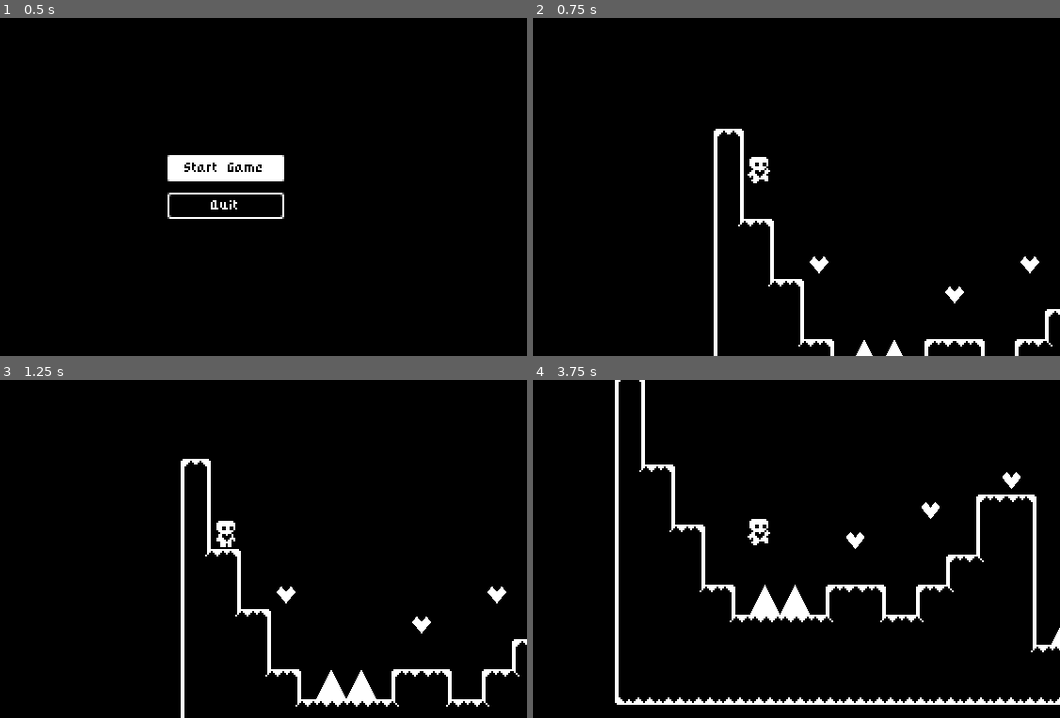
Above: before the commit, frames 1-4 (two rows, left to right).
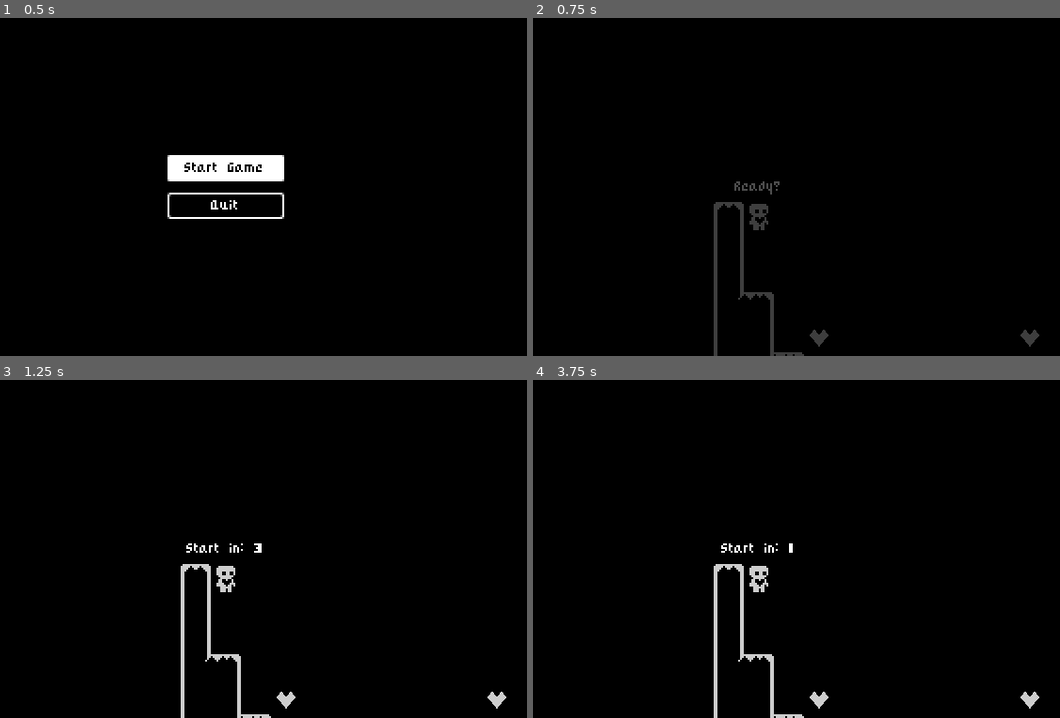
Above: after the commit, the same moments.

Repository: qwe321qwe321qwe321/godot-playground
Game: Godot game, scene res://scenes/start_menu.tscn
Two runs of this game, one before a commit and one after it. Both use one fixed random seed, a clock stepped at 60 frames per second and the inputs below.
Inputs:
- Up to frame 1 (0.5 s): no input
- Up to frame 2 (0.75 s): click "Start Game" at 0.5 s
- Up to frame 3 (1.25 s): no input
- Up to frame 4 (3.75 s): tap Enter (ui_accept) at 1.25, 1.52, 2.27, 3.5 s; hold Right (ui_right) 1.28-2.78 s; hold Left (ui_left) 2.78-3.53 s; hold Right (ui_right) from 3.53 s (still down)

Frame 1 is identical in both runs. In frame 2, 3.2% of the frame differs, in the area x 34-100%, y 32-100%; in frame 3, 4.1%; in frame 4, 6.3%, in the area x 15-100%, y 0-100%.

Commit message:
add ready screen

Diff:
--- a/Heart Platformer/prefabs/player.tscn
+++ b/Heart Platformer/prefabs/player.tscn
@@ -107,5 +107,6 @@
 shape = SubResource("RectangleShape2D_43fnv")
 
 [node name="Camera2D" type="Camera2D" parent="."]
+position = Vector2(0, -24)
 
 [connection signal="area_entered" from="HazardDetector" to="." method="_on_hazard_detector_area_entered"]
--- a/Heart Platformer/scenes/world.tscn
+++ b/Heart Platformer/scenes/world.tscn
@@ -1,8 +1,50 @@
-[gd_scene load_steps=4 format=3 uid="uid://b1qaf0rrrbu64"]
+[gd_scene load_steps=7 format=3 uid="uid://b1qaf0rrrbu64"]
 
 [ext_resource type="Script" path="res://world.gd" id="1_3oej2"]
 [ext_resource type="PackedScene" uid="uid://6xy7224w411x" path="res://prefabs/player.tscn" id="2_bb3cc"]
 [ext_resource type="PackedScene" uid="uid://bts5ss50p1ti8" path="res://prefabs/level_completed_ui.tscn" id="3_odhk8"]
+
+[sub_resource type="Animation" id="Animation_smcce"]
+resource_name = "count_down"
+length = 3.0
+tracks/0/type = "value"
+tracks/0/imported = false
+tracks/0/enabled = true
+tracks/0/path = NodePath("CanvasLayer/StartIn/CenterContainer/StartInLabel:text")
+tracks/0/interp = 1
+tracks/0/loop_wrap = true
+tracks/0/keys = {
+"times": PackedFloat32Array(0, 1, 2, 3),
+"transitions": PackedFloat32Array(1, 1, 1, 1),
+"update": 1,
+"values": ["Start in: 3
+", "Start in: 2
+", "Start in: 1
+", "Start in: 0
+"]
+}
+
+[sub_resource type="Animation" id="Animation_afunp"]
+length = 0.001
+tracks/0/type = "value"
+tracks/0/imported = false
+tracks/0/enabled = true
+tracks/0/path = NodePath("CanvasLayer/StartIn/CenterContainer/StartInLabel:text")
+tracks/0/interp = 1
+tracks/0/loop_wrap = true
+tracks/0/keys = {
+"times": PackedFloat32Array(0),
+"transitions": PackedFloat32Array(1),
+"update": 1,
+"values": ["Ready?
+"]
+}
+
+[sub_resource type="AnimationLibrary" id="AnimationLibrary_mhvmc"]
+_data = {
+"RESET": SubResource("Animation_afunp"),
+"count_down": SubResource("Animation_smcce")
+}
 
 [node name="World" type="Node2D"]
 script = ExtResource("1_3oej2")
@@ -13,3 +55,34 @@
 
 [node name="LevelCompleted" parent="CanvasLayer" instance=ExtResource("3_odhk8")]
 visible = false
+
+[node name="StartIn" type="ColorRect" parent="CanvasLayer"]
+unique_name_in_owner = true
+visible = false
+anchors_preset = 15
+anchor_right = 1.0
+anchor_bottom = 1.0
+grow_horizontal = 2
+grow_vertical = 2
+color = Color(0, 0, 0, 0.196078)
+
+[node name="CenterContainer" type="CenterContainer" parent="CanvasLayer/StartIn"]
+layout_mode = 1
+anchors_preset = 15
+anchor_right = 1.0
+anchor_bottom = 1.0
+grow_horizontal = 2
+grow_vertical = 2
+
+[node name="StartInLabel" type="Label" parent="CanvasLayer/StartIn/CenterContainer"]
+unique_name_in_owner = true
+layout_mode = 2
+text = "Ready?
+"
+
+[node name="StartCountingDownPlayer" type="AnimationPlayer" parent="."]
+process_mode = 3
+autoplay = "RESET"
+libraries = {
+"": SubResource("AnimationLibrary_mhvmc")
+}
--- a/Heart Platformer/world.gd
+++ b/Heart Platformer/world.gd
@@ -2,21 +2,29 @@
 
 @export var next_level : PackedScene
 @onready var level_completed: ColorRect = $CanvasLayer/LevelCompleted
+@onready var start_in: ColorRect = %StartIn
+@onready var start_in_label: Label = %StartInLabel
+@onready var start_counting_down_player: AnimationPlayer = $StartCountingDownPlayer
 
 func _ready() -> void:
 	Events.level_completed.connect(show_level_completed)
+	get_tree().paused = true
+	start_in.visible = true;
+	await LevelTransition.fade_from_black()
+	start_counting_down_player.play("count_down")
+	await start_counting_down_player.animation_finished
+	start_in.visible = false;
+	get_tree().paused = false
 
 func show_level_completed():
 	level_completed.show()
-	if !next_level:
-		# end.
-		get_tree().paused = true
-		return
-
 	# next level.
 	get_tree().paused = true
 	await get_tree().create_timer(1.0).timeout
 	await LevelTransition.fade_to_black()
 	get_tree().paused = false
-	get_tree().change_scene_to_packed(next_level)
-	LevelTransition.fade_from_black()
+	if next_level:
+		get_tree().change_scene_to_packed(next_level)
+	else:
+		get_tree().change_scene_to_file("res://scenes/start_menu.tscn")
+		await LevelTransition.fade_from_black()
